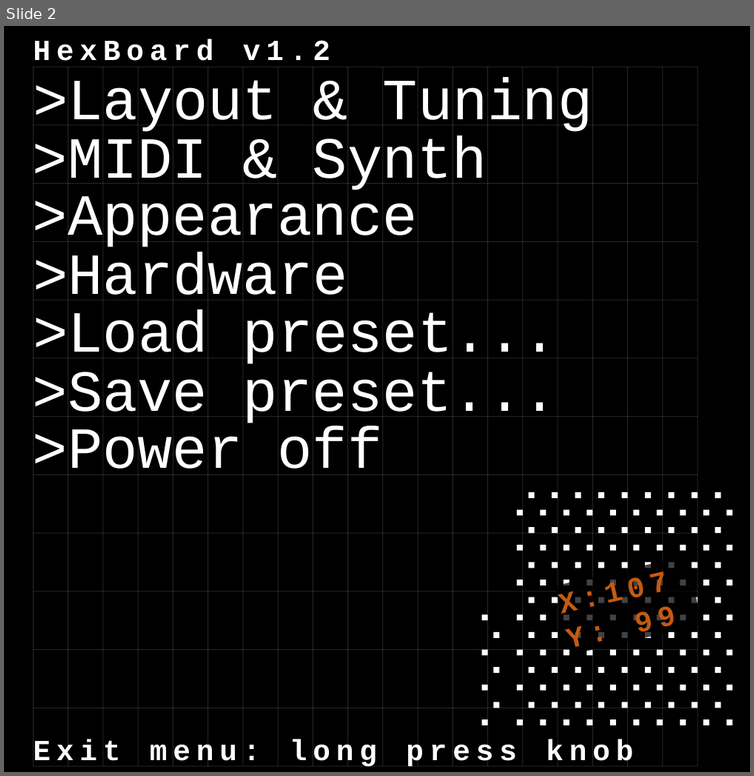
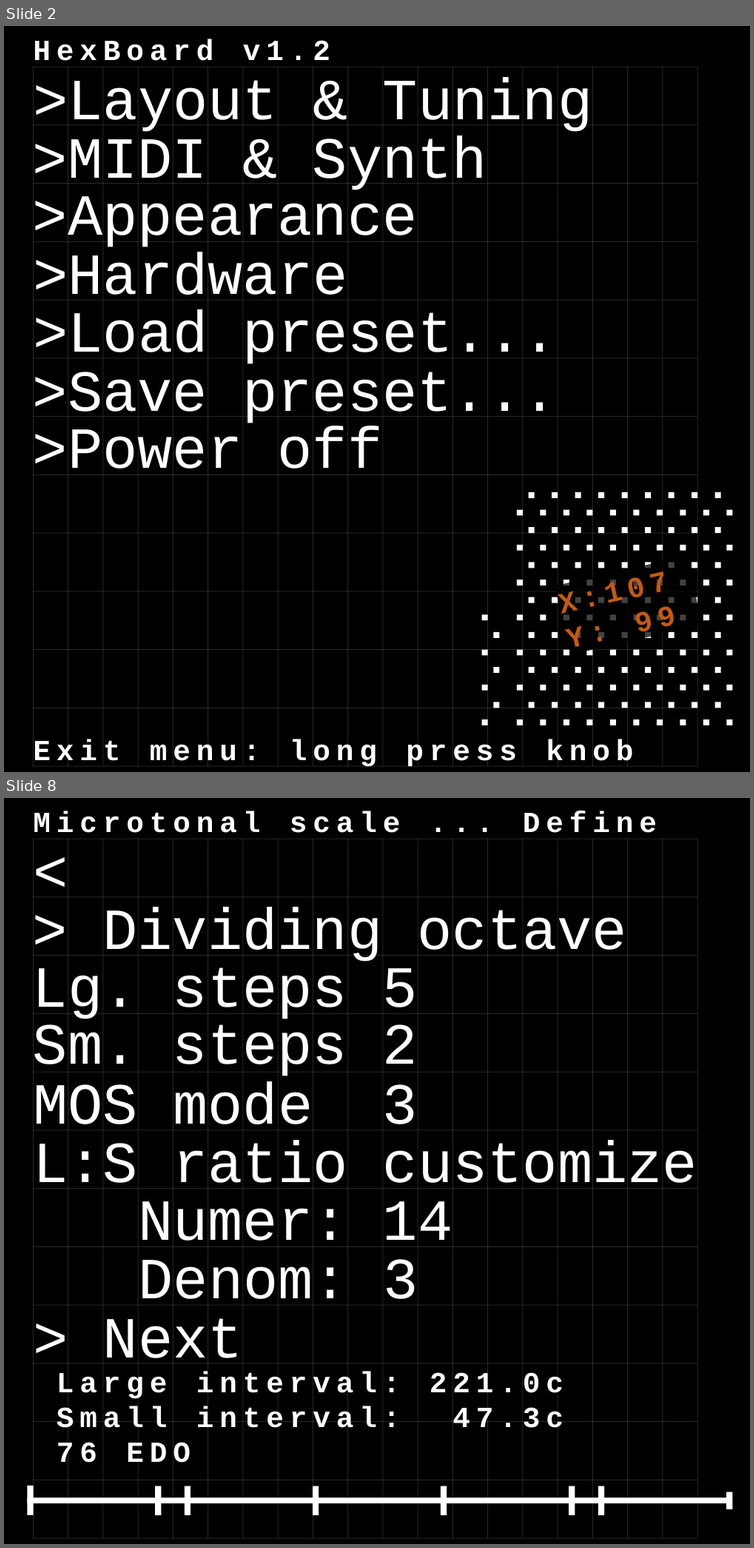
Before and after one commit to theHDM/MultiCoreTest, a slide deck: Hexboard Edit Design.pptx. Shown one above the other, each under a label of ours: slide 2 before the commit, slides 2 and 8 after it; the slides between them are not shown. The pictures are 754x776 and 754x1548 pixels, drawn with LibreOffice and Linux fonts; fonts in the diff are those of the drawing. Boxes give left, top, right and bottom in pixels: in the first picture for what was removed or moved away, otherwise in the second. Text is boxed around its words. In the diff, an @@ line names an element or a change of style, - is before the commit and + after.

```diff
--- a/Hexboard Edit Design.pptx
+++ b/Hexboard Edit Design.pptx
@@ slide 8 added at box(4, 798, 750, 1544), background #000000; not listed: 33 template elements that a slide beside it also shows @@
@@ text added at box(33, 811, 657, 839), 45 pt, text #FFFFFF, bold @@
+Microtonal scale ... Define
@@ text added at box(33, 833, 733, 903), 90 pt, text #FFFFFF @@
+<
@@ text added at box(102, 907, 628, 962), 90 pt, text #FFFFFF @@
+> Dividing octave
@@ text added at box(33, 967, 417, 1019), 90 pt, text #FFFFFF @@
+Lg. steps 5
@@ text added at box(33, 1024, 417, 1076), 90 pt, text #FFFFFF @@
+Sm. steps 2
@@ text added at box(33, 1081, 418, 1131), 90 pt, text #FFFFFF @@
+MOS mode 3
@@ text added at box(33, 1140, 697, 1189), 90 pt, text #FFFFFF @@
+L:S ratio customize
@@ text added at box(138, 1201, 452, 1247), 90 pt, text #FFFFFF @@
+Numer: 14
@@ text added at box(139, 1259, 418, 1306), 90 pt, text #FFFFFF @@
+Denom: 3
@@ text added at box(103, 1318, 243, 1373), 90 pt, text #FFFFFF @@
+> Next
@@ text added at box(57, 1371, 563, 1399), 45 pt, text #FFFFFF, bold @@
+Large interval: 221.0c
@@ text added at box(57, 1406, 563, 1428), 45 pt, text #FFFFFF, bold @@
+Small interval: 47.3c
@@ text added at box(57, 1442, 190, 1463), 45 pt, text #FFFFFF, bold @@
+76 EDO
@@ rectangle added at box(28, 1485, 34, 1515), fill #FFFFFF @@
@@ rectangle added at box(28, 1498, 726, 1503), fill #FFFFFF @@
@@ rectangle added at box(155, 1486, 161, 1516), fill #FFFFFF @@
@@ rectangle added at box(185, 1486, 190, 1516), fill #FFFFFF @@
@@ rectangle added at box(313, 1486, 318, 1516), fill #FFFFFF @@
@@ rectangle added at box(441, 1486, 447, 1516), fill #FFFFFF @@
@@ rectangle added at box(569, 1486, 575, 1516), fill #FFFFFF @@
@@ rectangle added at box(598, 1486, 604, 1516), fill #FFFFFF @@
@@ rectangle added at box(726, 1491, 732, 1509), fill #FFFFFF @@
```
Also in this commit, not shown: 4 slides changed, 7 other slides added, 17 slides removed.
